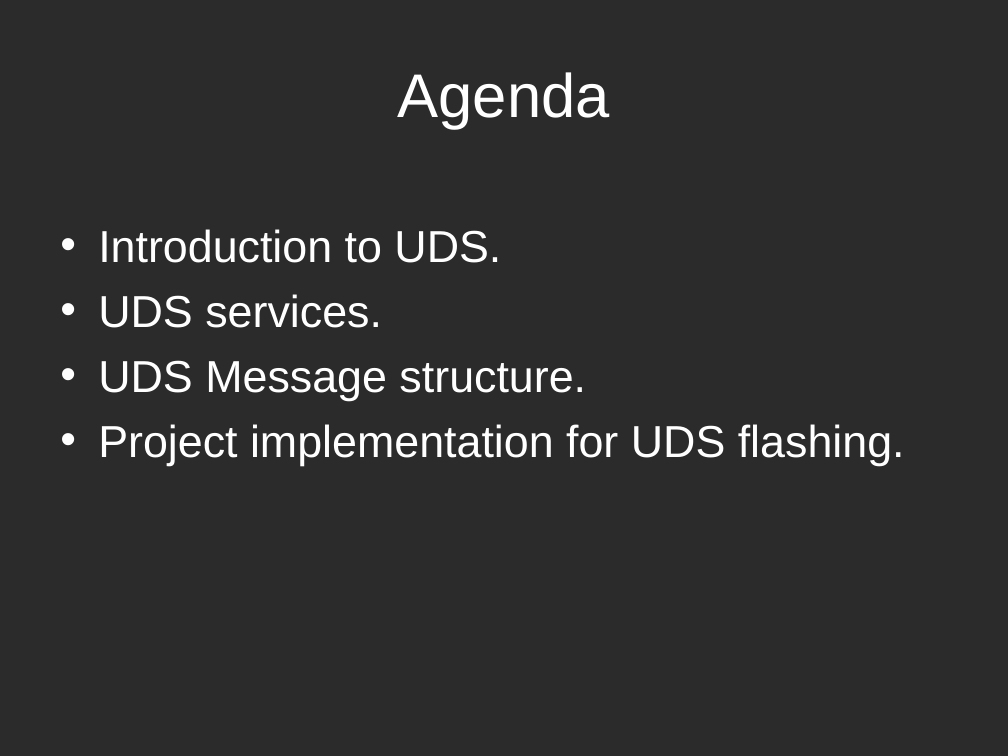
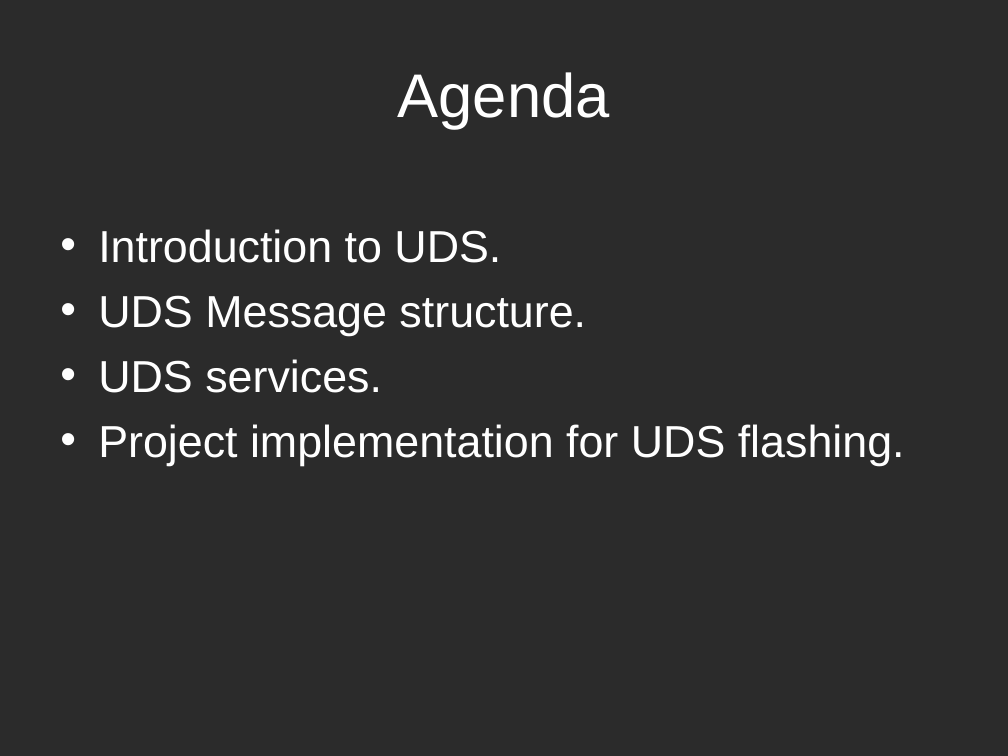
Before and after one commit to Marcelle-Samir/Firmware_Over_The_Air, a slide deck: slide 3 of project Documentation/Second week/Search-UDS.ppt. Drawn at 1008x756 pixels with LibreOffice and Linux fonts; fonts in the diff are those of the drawing; background and template pictures are left out; a plain dark background stands for a picture behind light text. Boxes give left, top, right and bottom in pixels: in the first picture for what was removed or moved away, otherwise in the second. Text is boxed around its words. In the diff, an @@ line names an element or a change of style, - is before the commit and + after.

```diff
--- a/project Documentation/Second week/Search-UDS.ppt
+++ b/project Documentation/Second week/Search-UDS.ppt
@@ text at bbox=[98, 295, 586, 336]: paragraph added @@
+• UDS Message structure.
@@ text at bbox=[98, 360, 586, 401]: paragraph removed @@
-• UDS Message structure.
```
Also in this commit, not shown: 2 other slides changed, 5 slides added.
